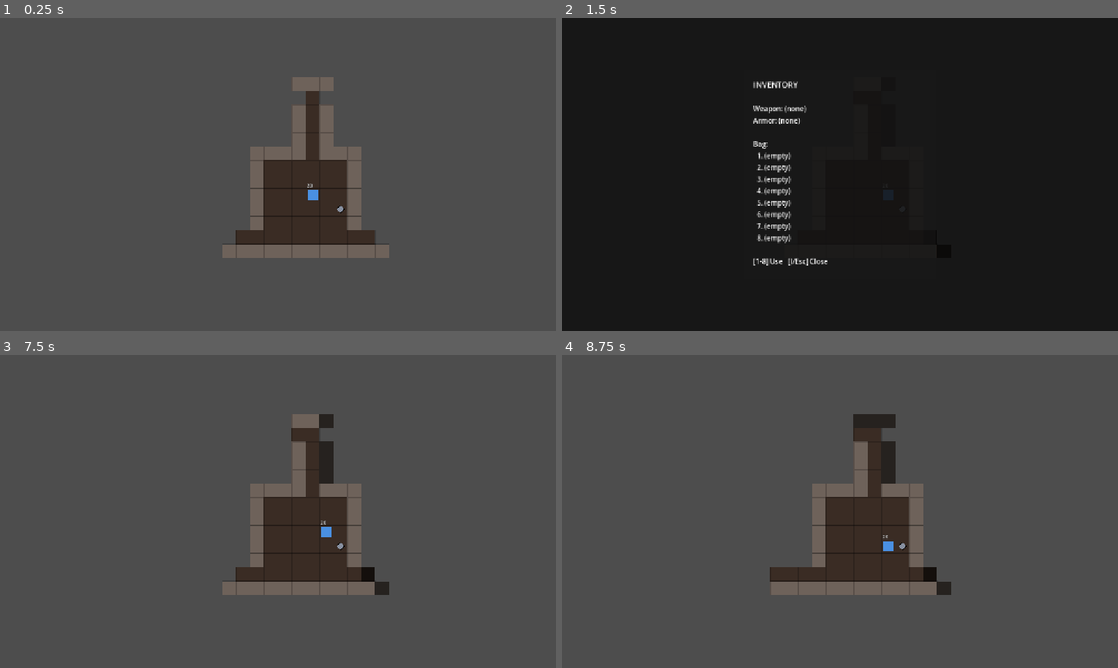
Above: before the commit, frames 1-4 (two rows, left to right).
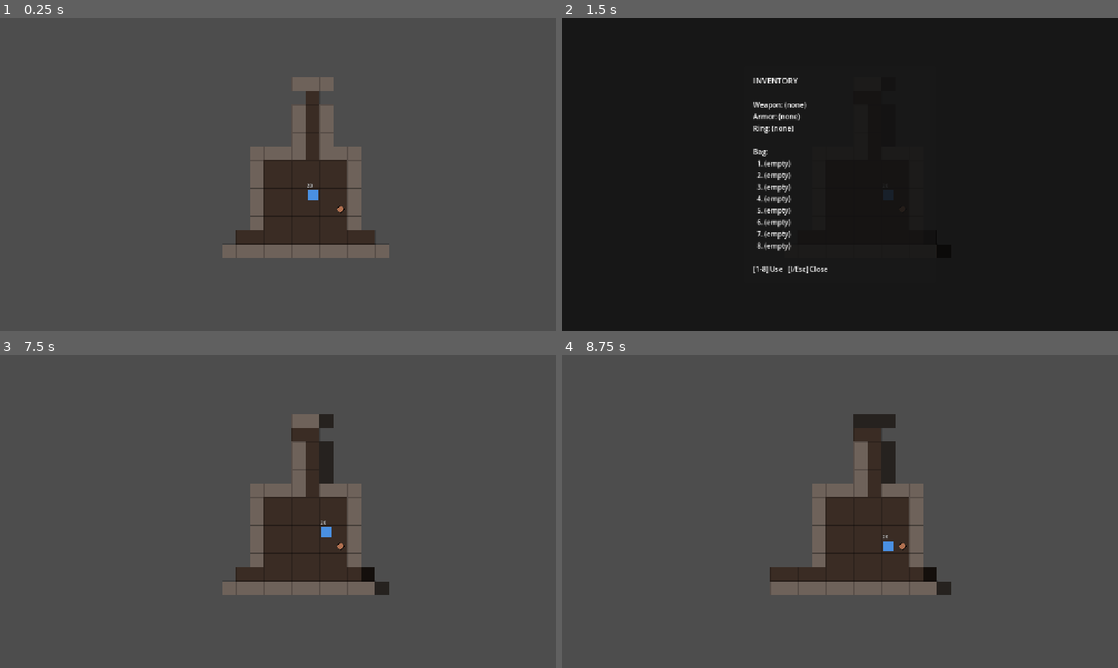
Above: after the commit, the same moments.

Repository: NicolasDeNigris91/Public_Roguelike
Game: Godot game, scene res://scenes/main.tscn
Two runs of this game, one before a commit and one after it. Both use one fixed random seed, a clock stepped at 60 frames per second and the inputs below.
Inputs:
- Up to frame 1 (0.25 s): no input
- Up to frame 2 (1.5 s): tap Enter at 0.5 s; hold Right 0.53-1.28 s; tap I at 0.6 s; tap Space at 1.25 s; hold Down from 1.28 s (still down); tap 1 at 1.35 s
- Up to frame 3 (7.5 s): tap Enter at 2, 3.5 s; release Down at 2.03 s; hold Right 2.03-2.78 s; tap 2 at 2.1 s; tap Space at 2.75, 4.25 s; hold Up 2.78-3.53 s; tap 3 at 2.85 s; hold Left 3.53-5.03 s; tap 4 at 3.6 s; tap 5 at 4.35 s; hold Down 5.03-5.78 s; tap 6 at 5.1 s; hold Right 5.78-6.53 s; tap 7 at 5.85 s; hold Up 6.53-7.28 s; tap 8 at 6.6 s; hold Right from 7.28 s (still down); tap I at 7.35 s
- Up to frame 4 (8.75 s): release Right at 8.03 s; hold Down from 8.03 s (still down); tap 1 at 8.1 s

The runs differ from the first frame. In frame 1, less than 0.1% of the frame differs, in the area x 60-62%, y 60-62%; in frame 2, 2.2%, in the area x 34-48%, y 19-82%; in frame 3, less than 0.1%; in frame 4, less than 0.1%.

Commit message:
feat: sprint 4c - rings, teleport scroll, tier-3 gear
- Ring item class with max_hp_bonus; new ring slot in Inventory
- Consumable.TELEPORT now implemented - picks random walkable tile
- ItemDB: Long Sword (+2 ATK), Plate Armor (+3 DEF), Ring of Life (+10 max HP), Teleport Scroll
- Player: BASE_MAX_HP const; _recalculate_stats manages max_hp via delta (equipping ring grants HP, unequipping caps current HP)
- InventoryUI displays ring slot
- Drop rates rebalanced: 35% weapon, 25% armor, 25% consumable, 15% ring
- README: Sprint 4 done listed; 4 items deferred to Sprint 5 (Hammer, Swift Boots, ID Scroll, Bomb)

Diff:
--- a/scripts/inventory.gd
+++ b/scripts/inventory.gd
@@ -5,6 +5,7 @@
 
 var weapon: Weapon
 var armor: Armor
+var ring: Ring
 var bag: Array[Item] = []
 
 func equip_weapon(new_weapon: Weapon) -> Weapon:
@@ -17,6 +18,11 @@
 	armor = new_armor
 	return previous
 
+func equip_ring(new_ring: Ring) -> Ring:
+	var previous := ring
+	ring = new_ring
+	return previous
+
 func add_to_bag(item: Item) -> bool:
 	if bag.size() >= BAG_SIZE:
 		return false
--- a/scripts/inventory_ui.gd
+++ b/scripts/inventory_ui.gd
@@ -41,8 +41,15 @@
 	else:
 		armor_text = "Armor: (none)"
 
+	var ring_text: String
+	if inv.ring != null:
+		ring_text = "Ring: %s (+%d max HP)" % [inv.ring.display_name, inv.ring.max_hp_bonus]
+	else:
+		ring_text = "Ring: (none)"
+
 	_add_label(weapon_text)
 	_add_label(armor_text)
+	_add_label(ring_text)
 	_add_label("")
 	_add_label("Bag:")
 
--- a/scripts/items/consumable.gd
+++ b/scripts/items/consumable.gd
@@ -9,18 +9,46 @@
 func use_on(target: Actor) -> bool:
 	match effect:
 		Effect.HEAL_MINOR, Effect.HEAL_FULL:
-			if target.hp >= target.max_hp:
-				print("%s: already at full HP" % display_name)
-				return false
-			var heal_amount: int
-			if effect == Effect.HEAL_FULL:
-				heal_amount = target.max_hp - target.hp
-			else:
-				heal_amount = mini(amount, target.max_hp - target.hp)
-			target.hp += heal_amount
-			target.queue_redraw()
-			print("Used %s — healed %d HP (%d/%d)" % [display_name, heal_amount, target.hp, target.max_hp])
-			return true
+			return _heal(target)
 		Effect.TELEPORT:
-			return false
+			return _teleport(target)
 	return false
+
+func _heal(target: Actor) -> bool:
+	if target.hp >= target.max_hp:
+		print("%s: already at full HP" % display_name)
+		return false
+	var heal_amount: int
+	if effect == Effect.HEAL_FULL:
+		heal_amount = target.max_hp - target.hp
+	else:
+		heal_amount = mini(amount, target.max_hp - target.hp)
+	target.hp += heal_amount
+	target.queue_redraw()
+	print("Used %s — healed %d HP (%d/%d)" % [display_name, heal_amount, target.hp, target.max_hp])
+	return true
+
+func _teleport(target: Actor) -> bool:
+	if not (target is Player):
+		return false
+	var player := target as Player
+	if player.dungeon == null:
+		return false
+
+	var grid := player.dungeon.grid
+	var candidates: Array[Vector2i] = []
+	for y in range(grid.height):
+		for x in range(grid.width):
+			var pos := Vector2i(x, y)
+			if pos == player.grid_position:
+				continue
+			if grid.is_walkable(pos):
+				candidates.append(pos)
+
+	if candidates.is_empty():
+		return false
+
+	var destination: Vector2i = candidates[randi() % candidates.size()]
+	player.move_to(destination)
+	print("Used %s — teleported to %s" % [display_name, str(destination)])
+	return true
--- a/scripts/items/item_db.gd
+++ b/scripts/items/item_db.gd
@@ -5,6 +5,13 @@
 	w.display_name = "Short Sword"
 	w.color = Color("#c0c0c0")
 	w.atk_bonus = 1
+	return w
+
+static func long_sword() -> Weapon:
+	var w := Weapon.new()
+	w.display_name = "Long Sword"
+	w.color = Color("#d0d0e0")
+	w.atk_bonus = 2
 	return w
 
 static func axe() -> Weapon:
@@ -35,6 +42,13 @@
 	a.def_bonus = 2
 	return a
 
+static func plate_armor() -> Armor:
+	var a := Armor.new()
+	a.display_name = "Plate Armor"
+	a.color = Color("#c8c8d4")
+	a.def_bonus = 3
+	return a
+
 static func healing_potion() -> Consumable:
 	var c := Consumable.new()
 	c.display_name = "Healing Potion"
@@ -50,30 +64,59 @@
 	c.effect = Consumable.Effect.HEAL_FULL
 	return c
 
+static func teleport_scroll() -> Consumable:
+	var c := Consumable.new()
+	c.display_name = "Teleport Scroll"
+	c.color = Color("#80e0ff")
+	c.effect = Consumable.Effect.TELEPORT
+	return c
+
+static func ring_of_life() -> Ring:
+	var r := Ring.new()
+	r.display_name = "Ring of Life"
+	r.color = Color("#ffd700")
+	r.max_hp_bonus = 10
+	return r
+
 static func random_weapon(rng: RandomNumberGenerator) -> Weapon:
-	match rng.randi() % 3:
+	match rng.randi() % 4:
 		0:
 			return short_sword()
 		1:
+			return long_sword()
+		2:
 			return axe()
 		_:
 			return dagger()
 
 static func random_armor(rng: RandomNumberGenerator) -> Armor:
-	if rng.randi() % 2 == 0:
-		return leather_armor()
-	return chain_mail()
+	match rng.randi() % 3:
+		0:
+			return leather_armor()
+		1:
+			return chain_mail()
+		_:
+			return plate_armor()
 
 static func random_consumable(rng: RandomNumberGenerator) -> Consumable:
-	if rng.randf() < 0.7:
+	var roll := rng.randf()
+	if roll < 0.5:
 		return healing_potion()
-	return greater_potion()
+	elif roll < 0.8:
+		return greater_potion()
+	else:
+		return teleport_scroll()
+
+static func random_ring(_rng: RandomNumberGenerator) -> Ring:
+	return ring_of_life()
 
 static func random_item(rng: RandomNumberGenerator) -> Item:
 	var roll := rng.randf()
-	if roll < 0.4:
+	if roll < 0.35:
 		return random_weapon(rng)
-	elif roll < 0.7:
+	elif roll < 0.60:
 		return random_armor(rng)
+	elif roll < 0.85:
+		return random_consumable(rng)
 	else:
-		return random_consumable(rng)
+		return random_ring(rng)
--- /dev/null
+++ b/scripts/items/ring.gd
@@ -0,0 +1,4 @@
+class_name Ring
+extends Item
+
+@export var max_hp_bonus: int = 0
--- a/scripts/player.gd
+++ b/scripts/player.gd
@@ -5,6 +5,7 @@
 
 const BASE_ATK: int = 5
 const BASE_DEF: int = 3
+const BASE_MAX_HP: int = 20
 
 var dungeon: Dungeon
 var turn_manager: TurnManager
@@ -13,8 +14,8 @@
 
 func _ready() -> void:
 	color = Color("#4a90e2")
-	hp = 20
-	max_hp = 20
+	max_hp = BASE_MAX_HP
+	hp = BASE_MAX_HP
 	inventory = Inventory.new()
 	_recalculate_stats()
 	super._ready()
@@ -63,6 +64,12 @@
 			inventory.add_to_bag(old)
 		_recalculate_stats()
 		print("Picked up %s — equipped (DEF %d)" % [item.display_name, def])
+	elif item is Ring:
+		var old := inventory.equip_ring(item)
+		if old != null:
+			inventory.add_to_bag(old)
+		_recalculate_stats()
+		print("Picked up %s — equipped (max HP %d)" % [item.display_name, max_hp])
 	else:
 		if inventory.add_to_bag(item):
 			print("Picked up %s — in bag" % item.display_name)
@@ -81,6 +88,17 @@
 	if inventory.armor != null:
 		def += inventory.armor.def_bonus
 
+	var new_max_hp := BASE_MAX_HP
+	if inventory.ring != null:
+		new_max_hp += inventory.ring.max_hp_bonus
+
+	var delta := new_max_hp - max_hp
+	max_hp = new_max_hp
+	if delta > 0:
+		hp += delta
+	hp = mini(hp, max_hp)
+	queue_redraw()
+
 func _enemy_at(pos: Vector2i) -> Enemy:
 	if turn_manager == null:
 		return null
Not shown, added: scripts/items/ring.gd.uid
Not shown, changed: README.md
